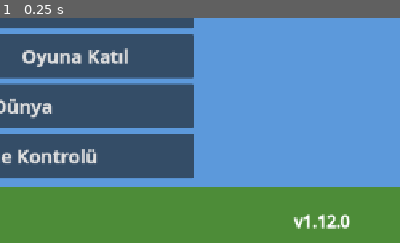
Above: before the commit, frame 1.
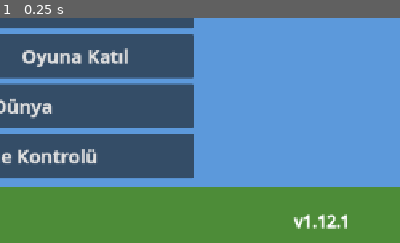
Above: after the commit, the same moment.

Repository: ozguryilmazz/CraftMine
Game: Godot game, scene res://scenes/main_menu.tscn
Two runs of this game, one before a commit and one after it. Both use one fixed random seed, a clock stepped at 60 frames per second and the inputs below.
Inputs:
- Up to frame 1 (0.25 s): no input
The pictures show only the part of the screen within x 50-100%, y 50-100%; the shares and areas given below are measured in that part.

The runs differ from the first frame. In frame 1, 0.1% of the frame differs, in the area x 85-88%, y 87-94%.

Commit message:
Düzeltmeler: sudan karaya çıkış, kırılan bloğun suyla dolması, dokunarak açılan ganimet sandığı, kılıç üretiminde level sınırı (v1.12.1)
Co-Authored-By: Claude Fable 5.2 <noreply@anthropic.com>

Diff:
--- a/project.godot
+++ b/project.godot
@@ -7,7 +7,7 @@
 [application]
 
 config/name="CraftMine"
-config/version="1.12.0"
+config/version="1.12.1"
 run/main_scene="res://scenes/main_menu.tscn"
 config/features=PackedStringArray("4.5", "GL Compatibility")
 boot_splash/bg_color=Color(0.12, 0.16, 0.22, 1)
--- a/scripts/game.gd
+++ b/scripts/game.gd
@@ -29,7 +29,6 @@
 const BOSS_TYPES := ["golem", "giant_spider"]
 const BOSS_INTERVAL := 45.0      # boss doğma denemeleri arası süre (sn)
 const BOSS_CHANCE := 0.3         # her denemede doğma ihtimali: nadir
-const CHEST_PICKUP := 1.6        # ganimet sandığını toplama mesafesi
 const MOB_DESPAWN := 72.0        # oyuncudan bu kadar uzaklaşan mob silinir
 
 var world: World
@@ -329,6 +328,9 @@
 	_mine_requested = true
 	if paused or menu_open():
 		return
+	if try_open_chest(p):
+		_mine_reset()
+		return
 	if try_attack(p):   # parmağın altında mob varsa kırmak yerine saldır
 		_mine_reset()
 		return
@@ -367,7 +369,13 @@
 
 
 func _break(pos: Vector3i, block: int) -> void:
-	world.set_block(pos, Blocks.AIR)
+	# Yanında ya da üstünde su varsa kırılan bloğun yeri suyla dolar.
+	var fill := Blocks.AIR
+	for d: Vector3i in [Vector3i(1, 0, 0), Vector3i(-1, 0, 0), Vector3i(0, 0, 1), Vector3i(0, 0, -1), Vector3i(0, 1, 0)]:
+		if world.get_block(pos.x + d.x, pos.y + d.y, pos.z + d.z) == Blocks.WATER:
+			fill = Blocks.WATER
+			break
+	world.set_block(pos, fill)
 	# Taş ve cevherler yalnızca uygun kazmayla eşya düşürür.
 	if Items.can_harvest(block, inv.id_at(selected)):
 		spawn_drop(Items.drop_of(block), 1, Vector3(pos) + Vector3(0.5, 0.4, 0.5))
@@ -381,7 +389,7 @@
 func place_at(p: Vector2) -> void:
 	if paused or menu_open():
 		return
-	if try_attack(p):
+	if try_open_chest(p) or try_attack(p):
 		return
 	var hit := _target(p)
 	if not hit.is_empty() and Blocks.is_interactive(hit["id"]):
@@ -618,32 +626,70 @@
 	return c
 
 
-## Oyuncu sandığa yaklaşınca içindekiler envantere geçer; sığmayanlar sandıkta kalır.
 func _update_chests() -> void:
-	var center := player.position + Vector3(0, 0.6, 0)
 	var i := chests.size() - 1
 	while i >= 0:
 		var c := chests[i]
 		if not is_instance_valid(c) or c.expired:
 			chests.remove_at(i)
-		elif c.position.distance_to(center) < CHEST_PICKUP and death_timer <= 0.0:
-			var got: PackedStringArray = []
-			var left := []
-			for it: Array in c.items:
-				var rest := inv.add(it[0], it[1], it[2])
-				if rest < int(it[1]):
-					got.append(Items.item_name(it[0]) + ("" if it[1] - rest <= 1 else " x%d" % (it[1] - rest)))
-				if rest > 0:
-					left.append([it[0], rest, it[2]])
-			c.items = left
-			if not got.is_empty():
-				toast("Ganimet: " + ", ".join(got))
-			elif toast_timer <= 0.0:
-				toast("Envanter dolu")
-			if left.is_empty():
-				c.queue_free()
-				chests.remove_at(i)
 		i -= 1
+
+
+## Ekran noktasının altındaki (bloklardan önce gelen) en yakın sandık.
+func _chest_at(p: Vector2) -> LootChest:
+	if chests.is_empty():
+		return null
+	var ray := screen_ray(p)
+	var limit := REACH + (4.0 if player.third_person else 0.0)
+	var hit := world.raycast(ray[0], ray[1], limit)
+	if not hit.is_empty():
+		limit = minf(limit, float(hit["dist"]) + 0.3)
+	var best: LootChest = null
+	for c in chests:
+		if is_instance_valid(c) and not c.expired:
+			var t := _ray_box(ray[0], ray[1], c.position + Vector3(-0.45, -0.15, -0.45), c.position + Vector3(0.45, 0.75, 0.45))
+			if t >= 0.0 and t < limit:
+				limit = t
+				best = c
+	return best
+
+
+## Işının kutuya çarptığı uzaklık; çarpmıyorsa -1.
+func _ray_box(origin: Vector3, dir: Vector3, lo: Vector3, hi: Vector3) -> float:
+	var t0 := 0.0
+	var t1 := 1.0e9
+	for a in 3:
+		if absf(dir[a]) < 1.0e-6:
+			if origin[a] < lo[a] or origin[a] > hi[a]:
+				return -1.0
+		else:
+			var ta := (lo[a] - origin[a]) / dir[a]
+			var tb := (hi[a] - origin[a]) / dir[a]
+			t0 = maxf(t0, minf(ta, tb))
+			t1 = minf(t1, maxf(ta, tb))
+			if t0 > t1:
+				return -1.0
+	return t0
+
+
+## Ekran noktasında sandık varsa içeriğini açar.
+func try_open_chest(p: Vector2) -> bool:
+	var c := _chest_at(p)
+	if c == null:
+		return false
+	open_chest(c)
+	return true
+
+
+## Sandığın içeriğini gösterir; oyuncu istediği eşyaları alır. Ekran açıkken sandığın süresi işlemez.
+func open_chest(c: LootChest) -> void:
+	if paused or menu_open() or death_timer > 0.0:
+		return
+	hud.release_all()
+	_mine_reset()
+	player.controls_enabled = false
+	Input.mouse_mode = Input.MOUSE_MODE_VISIBLE
+	ui.open_chest(c)
 
 
 ## Dünyada yükselip kaybolan yazı (hasar, XP).
--- a/scripts/loot_chest.gd
+++ b/scripts/loot_chest.gd
@@ -8,6 +8,7 @@
 var items := []            # [[eşya, adet, dayanıklılık], ...]
 var age := 0.0
 var expired := false
+var held := false          # içeriği ekranda açıkken süre işlemez
 var world: World
 var _vel := Vector3(0, 3.5, 0)
 var _model: Node3D
@@ -53,13 +54,14 @@
 
 func _process(delta: float) -> void:
 	delta = minf(delta, 0.05)
-	age += delta
+	if not held:
+		age += delta
 	if age >= LIFETIME:
 		expired = true
 		queue_free()
 		return
 	var left := LIFETIME - age
-	_label.text = str(ceili(left))
+	_label.text = "Sandık  %d" % ceili(left)
 	_label.modulate = Color(1.0, 0.4, 0.3) if left <= 3.0 else Color(1.0, 0.95, 0.6)
 	# Son 3 saniyede yanıp söner
 	_model.visible = left > 3.0 or fmod(left, 0.4) > 0.15
--- a/scripts/player.gd
+++ b/scripts/player.gd
@@ -189,7 +189,7 @@
 
 	if in_water:
 		vel.y = maxf(vel.y - 7.0 * delta, -3.0)
-		if jump:
+		if jump and vel.y < 3.6:
 			vel.y = minf(vel.y + 22.0 * delta, 3.6)
 	else:
 		vel.y = maxf(vel.y - GRAVITY * delta, -50.0)
@@ -224,6 +224,20 @@
 		var ay := floori(_pos.y + 0.1)
 		if world.is_solid(ax, ay, az) and not world.is_solid(ax, ay + 1, az) and not world.is_solid(ax, ay + 2, az):
 			vel.y = JUMP_VEL if not in_water else 3.6
+	# Sudan karaya çıkış: kıyıya doğru yüzerken önündeki kenar erişilebilir yükseklikteyse sudan sıçrar.
+	if blocked and in_water and wish.length() > 0.3:
+		var wa := _pos + wish.normalized() * 0.7
+		var wx := floori(wa.x)
+		var wz := floori(wa.z)
+		var wy := floori(_pos.y + 0.1)
+		for dy in 3:
+			var ty := wy + dy
+			if world.is_solid(wx, ty, wz) and not world.is_solid(wx, ty + 1, wz) and not world.is_solid(wx, ty + 2, wz):
+				if ty + 1.0 - _pos.y <= 1.75:
+					vel.y = maxf(vel.y, 9.6)
+				else:
+					vel.y = maxf(vel.y, 3.6)   # kenar henüz yüksek: önce yüzeye doğru yüksel
+				break
 	if _pos.y < -20.0:
 		_pos = Vector3(_pos.x, World.CH + 4, _pos.z)
 		vel = Vector3.ZERO
--- a/scripts/ui/hud.gd
+++ b/scripts/ui/hud.gd
@@ -236,7 +236,14 @@
 		draw_rect(r, Color(0.75, 0.75, 0.75, 0.8), false, 2.0)
 	var sel := _slot_rect(game.selected).grow(3.0)
 	draw_rect(sel, Color(1, 1, 1), false, 4.0)
-	var held_name := Items.item_name(inv.id_at(game.selected))
+	var held_id := inv.id_at(game.selected)
+	var held_name := Items.item_name(held_id)
+	if Items.kind(held_id) == "sword":
+		var need := int(Items.prop(held_id, "lvl", 0))
+		if game.stats.level >= need:
+			held_name += "  (+%d hasar)" % int(Items.prop(held_id, "dmg", 0))
+		else:
+			held_name += "  (level %d gerekli)" % need
 	if held_name != "":
 		draw_string(_font, Vector2(0, sel.position.y - 40.0), held_name, HORIZONTAL_ALIGNMENT_CENTER, size.x, 24, white)
 	_draw_health()
--- a/scripts/ui/inventory_ui.gd
+++ b/scripts/ui/inventory_ui.gd
@@ -16,8 +16,9 @@
 const MODE_INVENTORY := 0
 const MODE_TABLE := 1
 const MODE_FURNACE := 2
+const MODE_CHEST := 3
 const SMELT_TIME := 2.0
-const TITLES := ["Envanter", "Çalışma Masası", "Fırın"]
+const TITLES := ["Envanter", "Çalışma Masası", "Fırın", "Ganimet Sandığı"]
 
 var game: Node
 var inv: Inventory
@@ -43,6 +44,8 @@
 var _press_slot := -1                   # basılı tutulan yuva (_slots sırası)
 var _press_time := 0.0
 var _press_can_halve := false
+var chest: LootChest                    # MODE_CHEST'te içeriği gösterilen sandık
+var _take_all := Rect2()
 
 
 func _ready() -> void:
@@ -86,8 +89,54 @@
 	_cur_dur = 0
 	_fuel_left = 0.0
 	_press_slot = -1
+	if chest != null and is_instance_valid(chest):
+		chest.held = false
+		if chest.items.is_empty():
+			chest.expired = true
+			chest.queue_free()
+	chest = null
 	visible = false
 	game.on_ui_closed()
+
+
+## Ganimet sandığını açar: üstte sandığın içeriği, altta envanter. Eşyaya dokununca envantere geçer.
+func open_chest(c: LootChest) -> void:
+	chest = c
+	c.held = true
+	open(MODE_CHEST)
+
+
+func _chest_item(i: int) -> Array:
+	if chest != null and is_instance_valid(chest) and i < chest.items.size():
+		return chest.items[i]
+	return [0, 0, 0]
+
+
+## Sandıktaki i. eşyayı envantere alır (sığdığı kadar).
+func take_from_chest(i: int) -> void:
+	var it := _chest_item(i)
+	if int(it[1]) <= 0:
+		return
+	var rest := inv.add(it[0], it[1], it[2])
+	if rest >= int(it[1]):
+		_hint = "Envanter dolu"
+		return
+	_hint = "%s alındı" % Items.item_name(it[0])
+	if rest > 0:
+		chest.items[i] = [it[0], rest, it[2]]
+	else:
+		chest.items.remove_at(i)
+	if chest.items.is_empty():
+		close()
+
+
+func take_all() -> void:
+	var i := 0
+	while chest != null and is_instance_valid(chest) and i < chest.items.size():
+		var before := chest.items.size()
+		take_from_chest(i)
+		if chest != null and chest.items.size() == before:
+			i += 1   # sığmadı: sonrakine geç
 
 
 func _give_back(id: int, n: int, dur := -1) -> void:
@@ -108,7 +157,11 @@
 	_slots.clear()
 	var x0 := _panel.position.x + PAD
 	var top := _panel.position.y + 56.0
-	if mode == MODE_FURNACE:
+	if mode == MODE_CHEST:
+		for i in 6:
+			_slot(x0 + i * STEP, top + STEP, "chest", i)
+		_take_all = Rect2(x0 + 6.0 * STEP + 10.0, top + STEP, 3.0 * STEP - GAP - 10.0, SLOT)
+	elif mode == MODE_FURNACE:
 		var gx := x0 + 2.0 * STEP
 		_slot(gx, top, "f", 0)
 		_slot(gx, top + 2.0 * STEP, "f", 1)
@@ -150,6 +203,8 @@
 			return inv.id_at(i)
 		"eq":
 			return inv.id_at(Inventory.SIZE + i)
+		"chest":
+			return int(_chest_item(i)[0]) if int(_chest_item(i)[1]) > 0 else 0
 		"grid":
 			return _grid_ids[i] if _grid_counts[i] > 0 else 0
 	return _f_ids[i] if _f_counts[i] > 0 else 0
@@ -161,6 +216,8 @@
 			return inv.counts[i]
 		"eq":
 			return inv.counts[Inventory.SIZE + i]
+		"chest":
+			return int(_chest_item(i)[1])
 		"grid":
 			return _grid_counts[i]
 	return _f_counts[i]
@@ -172,6 +229,8 @@
 			return inv.dur_at(i)
 		"eq":
 			return inv.dur_at(Inventory.SIZE + i)
+		"chest":
+			return maxi(int(_chest_item(i)[2]), 0)
 		"grid":
 			return _grid_durs[i] if _grid_counts[i] > 0 else 0
 	return _f_durs[i] if _f_counts[i] > 0 else 0
@@ -188,6 +247,8 @@
 			inv.set_slot(i, id, n, dur)
 		"eq":
 			inv.set_slot(Inventory.SIZE + i, id, n, dur)
+		"chest":
+			pass   # sandığa eşya konmaz
 		"grid":
 			_grid_ids[i] = id
 			_grid_counts[i] = n
@@ -231,12 +292,15 @@
 		# Sürükle-bırak: basılan yuvadan farklı bir yuvanın üzerinde bırakıldıysa oraya koy.
 		if _press_slot != -1 and si != -1 and si != _press_slot and _cur_n > 0:
 			var kind: String = _slots[si]["kind"]
-			if kind != "result" and kind != "fout":
+			if kind != "result" and kind != "fout" and kind != "chest":
 				_place(kind, _slots[si]["i"], false)
 		_press_slot = -1
 		return
 	if _close.has_point(event.position):
 		close()
+		return
+	if mode == MODE_CHEST and _take_all.has_point(event.position):
+		take_all()
 		return
 	if si == -1:
 		return
@@ -252,6 +316,10 @@
 	_press_can_halve = false
 	if kind == "result":
 		_craft()
+		return
+	if kind == "chest":
+		if _cur_n == 0:
+			take_from_chest(i)
 		return
 	var id := _get_id(kind, i)
 	var n := _get_n(kind, i)
@@ -321,6 +389,10 @@
 		return
 	var out: int = r["out"]
 	var n: int = r["n"]
+	var need := int(Items.prop(out, "lvl", 0))
+	if game.stats.level < need:
+		_hint = "%s için level %d gerekli" % [Items.item_name(out), need]
+		return
 	if not inv.can_add(out, n):
 		_hint = "Envanter dolu"
 		return
@@ -338,6 +410,9 @@
 
 func _process(delta: float) -> void:
 	if not visible:
+		return
+	if mode == MODE_CHEST and (chest == null or not is_instance_valid(chest)):
+		close()
 		return
 	if _press_slot != -1 and _press_can_halve:
 		_layout()
@@ -384,6 +459,11 @@
 	draw_rect(_close, Color(0.62, 0.2, 0.2))
 	draw_string(font, Vector2(_close.position.x, _close.position.y + 32.0), "X", HORIZONTAL_ALIGNMENT_CENTER, _close.size.x, 26, Color.WHITE)
 	var recipe := {} if mode == MODE_FURNACE else _recipe()
+	if mode == MODE_CHEST:
+		draw_string(font, Vector2(_panel.position.x + PAD, _panel.position.y + 56.0 + STEP - 12.0), "Almak istediğin eşyaya dokun", HORIZONTAL_ALIGNMENT_LEFT, -1, 20, ink)
+		draw_rect(_take_all, Color(0.25, 0.55, 0.25))
+		draw_rect(_take_all, Color(0.2, 0.2, 0.2), false, 2.0)
+		draw_string(font, Vector2(_take_all.position.x, _take_all.position.y + 40.0), "Hepsini Al", HORIZONTAL_ALIGNMENT_CENTER, _take_all.size.x, 24, Color.WHITE)
 	if mode == MODE_INVENTORY:
 		var ex := _panel.position.x + PAD
 		var ey := _panel.position.y + 56.0
--- a/tests/shot.gd
+++ b/tests/shot.gd
@@ -307,7 +307,16 @@
 	await _shot("16_chest")
 	game.inv.clear()
 	chest.position = player.position
-	await get_tree().create_timer(0.3).timeout
+	await get_tree().create_timer(0.5).timeout
+	print("no auto pickup: chest alive=", is_instance_valid(chest), " inv empty=", game.inv.id_at(0) == 0)
+	game.open_chest(chest)
+	await get_tree().create_timer(0.3).timeout
+	await _shot("16b_chest_ui")
+	game.ui.press("chest", 1)
+	print("took sticks only: slot0=", game.inv.id_at(0), "x", game.inv.counts[0], " chest left=", chest.items.size(), " ui open=", game.ui.visible, " held=", chest.held)
+	game.ui.take_all()
+	await get_tree().create_timer(0.3).timeout
+	print("after take all: ui open=", game.ui.visible)
 	print("chest collected: freed=", not is_instance_valid(chest), " toast=", game.toast_text, " slot0=", game.inv.id_at(0), " slot1=", game.inv.id_at(1), "x", game.inv.counts[1],
 		" shield=", game.inv.id_at(2), "/", game.inv.dur_at(2))
 	await get_tree().create_timer(9.0).timeout
@@ -418,6 +427,45 @@
 	await get_tree().create_timer(1.5).timeout
 	player.jump_held = false
 	print("after jumping: hp=", game.stats.hp)
+
+	# Level sınırı: taş kılıç level 0'da üretilemez
+	game.inv.clear()
+	game.inv.set_slot(0, Blocks.COBBLE, 2)
+	game.inv.set_slot(1, Items.STICK, 1)
+	game.open_ui(InventoryUI.MODE_TABLE)
+	game.ui.press("inv", 0)
+	game.ui.press("grid", 1, true)
+	game.ui.press("grid", 4)
+	game.ui.press("inv", 1)
+	game.ui.press("grid", 7)
+	game.ui.press("result", 0)
+	print("stone sword at level ", game.stats.level, ": crafted=", game.inv.find(Items.SWORD_STONE) >= 0, " hint=", game.ui._hint)
+	game.ui.close()
+
+	# Su: kıyı bloğu kırılınca suyla dolar; su yüzeyi 1 blok aşağıdayken karaya çıkılabilir
+	await get_tree().create_timer(4.0).timeout
+	var bx := floori(player.position.x)
+	var bz := floori(player.position.z) - 3
+	var gy := floori(player.position.y) - 1
+	for dz in [0, -1]:
+		game.world.set_block(Vector3i(bx, gy, bz + dz), Blocks.AIR)
+		game.world.set_block(Vector3i(bx, gy + 1, bz + dz), Blocks.AIR)
+		game.world.set_block(Vector3i(bx, gy + 2, bz + dz), Blocks.AIR)
+	game.world.set_block(Vector3i(bx, gy - 1, bz), Blocks.WATER)
+	game.world.set_block(Vector3i(bx, gy - 2, bz), Blocks.STONE)
+	game.world.set_block(Vector3i(bx, gy - 1, bz - 1), Blocks.STONE)
+	game.world.set_block(Vector3i(bx, gy, bz - 1), Blocks.STONE)
+	game._break(Vector3i(bx, gy - 1, bz - 1), Blocks.STONE)
+	print("broken block next to water became: ", game.world.get_block(bx, gy - 1, bz - 1), " (su=", Blocks.WATER, ")")
+	game.world.set_block(Vector3i(bx, gy - 1, bz - 1), Blocks.STONE)
+	player.yaw = 0.0
+	player.teleport(Vector3(bx + 0.5, gy - 0.9, bz + 0.5))
+	await get_tree().create_timer(0.8).timeout
+	print("in pool: pos=", player.position, " in_water=", player.in_water, " shore top y=", gy + 1)
+	player.move_input = Vector2(0, 1)
+	await get_tree().create_timer(2.5).timeout
+	player.move_input = Vector2.ZERO
+	print("climbed out of water: pos=", player.position, " in_water=", player.in_water, " ok=", player.position.y >= gy + 0.99 and player.position.z < bz - 0.2)
 	get_tree().quit()
 
 
--- a/version.json
+++ b/version.json
@@ -1,4 +1,4 @@
 {
-  "version": "1.12.0",
-  "version_code": 15
+  "version": "1.12.1",
+  "version_code": 16
 }
Not shown, changed: export_presets.cfg
